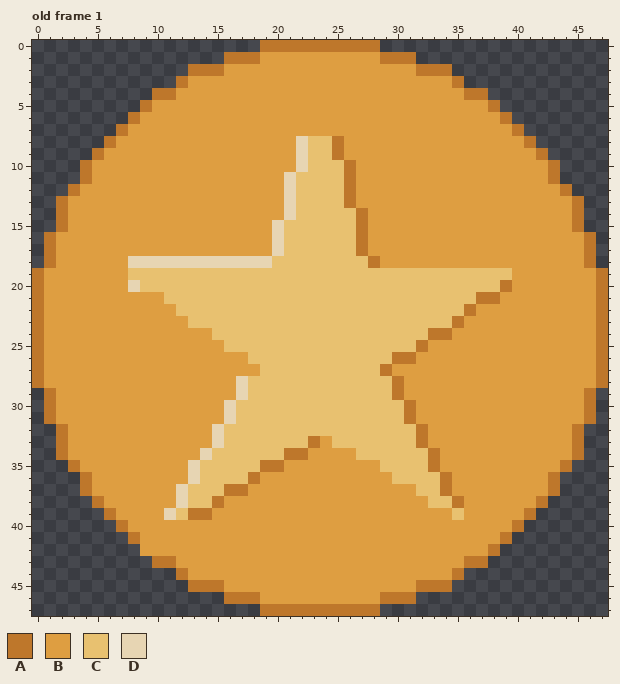
Pixel-art file, stored at Assets/Media/Prototypes/bonus-icon.aseprite. The picture above is the old version.
48x48 pixels, 1 frame. Shown: old frame 1. The commit also changed other frames, which this record leaves out.
Palette (. is transparent): A #be772b  B #de9e41  C #e8c170  D #e7d5b3
Pixels before, old frame 1, first column x 0:
 0 ...................AAAAAAAAAA...................
 1 ................AAABBBBBBBBBBAAA................
 2 .............AAABBBBBBBBBBBBBBBBAAA.............
 3 ............ABBBBBBBBBBBBBBBBBBBBBBA............
 4 ..........AABBBBBBBBBBBBBBBBBBBBBBBBAA..........
 5 .........ABBBBBBBBBBBBBBBBBBBBBBBBBBBBA.........
 6 ........ABBBBBBBBBBBBBBBBBBBBBBBBBBBBBBA........
 7 .......ABBBBBBBBBBBBBBBBBBBBBBBBBBBBBBBBA.......
 8 ......ABBBBBBBBBBBBBBBDCCABBBBBBBBBBBBBBBA......
 9 .....ABBBBBBBBBBBBBBBBDCCABBBBBBBBBBBBBBBBA.....
10 ....ABBBBBBBBBBBBBBBBBDCCCABBBBBBBBBBBBBBBBA....
11 ....ABBBBBBBBBBBBBBBBDCCCCABBBBBBBBBBBBBBBBA....
12 ...ABBBBBBBBBBBBBBBBBDCCCCABBBBBBBBBBBBBBBBBA...
13 ..ABBBBBBBBBBBBBBBBBBDCCCCABBBBBBBBBBBBBBBBBBA..
14 ..ABBBBBBBBBBBBBBBBBBDCCCCCABBBBBBBBBBBBBBBBBA..
15 ..ABBBBBBBBBBBBBBBBBDCCCCCCABBBBBBBBBBBBBBBBBA..
16 .ABBBBBBBBBBBBBBBBBBDCCCCCCABBBBBBBBBBBBBBBBBBA.
17 .ABBBBBBBBBBBBBBBBBBDCCCCCCABBBBBBBBBBBBBBBBBBA.
18 .ABBBBBBDDDDDDDDDDDDCCCCCCCCABBBBBBBBBBBBBBBBBA.
19 ABBBBBBBCCCCCCCCCCCCCCCCCCCCCCCCCCCCCCCCBBBBBBBA
20 ABBBBBBBDCCCCCCCCCCCCCCCCCCCCCCCCCCCCCCABBBBBBBA
21 ABBBBBBBBBBCCCCCCCCCCCCCCCCCCCCCCCCCCAABBBBBBBBA
22 ABBBBBBBBBBBCCCCCCCCCCCCCCCCCCCCCCCCABBBBBBBBBBA
23 ABBBBBBBBBBBBCCCCCCCCCCCCCCCCCCCCCCABBBBBBBBBBBA
24 ABBBBBBBBBBBBBBCCCCCCCCCCCCCCCCCCAABBBBBBBBBBBBA
25 ABBBBBBBBBBBBBBBCCCCCCCCCCCCCCCCABBBBBBBBBBBBBBA
26 ABBBBBBBBBBBBBBBBBCCCCCCCCCCCCAABBBBBBBBBBBBBBBA
27 ABBBBBBBBBBBBBBBBBBCCCCCCCCCCABBBBBBBBBBBBBBBBBA
28 ABBBBBBBBBBBBBBBBDCCCCCCCCCCCCABBBBBBBBBBBBBBBBA
29 .ABBBBBBBBBBBBBBBDCCCCCCCCCCCCABBBBBBBBBBBBBBBA.
30 .ABBBBBBBBBBBBBBDCCCCCCCCCCCCCCABBBBBBBBBBBBBBA.
31 .ABBBBBBBBBBBBBBDCCCCCCCCCCCCCCABBBBBBBBBBBBBBA.
32 ..ABBBBBBBBBBBBDCCCCCCCCCCCCCCCCABBBBBBBBBBBBA..
33 ..ABBBBBBBBBBBBDCCCCCCCABCCCCCCCABBBBBBBBBBBBA..
34 ..ABBBBBBBBBBBDCCCCCCAABBBBCCCCCCABBBBBBBBBBBA..
35 ...ABBBBBBBBBDCCCCCAABBBBBBBBCCCCABBBBBBBBBBA...
36 ....ABBBBBBBBDCCCCABBBBBBBBBBBCCCCABBBBBBBBA....
37 ....ABBBBBBBDCCCAABBBBBBBBBBBBBBCCABBBBBBBBA....
38 .....ABBBBBBDCCABBBBBBBBBBBBBBBBBCCABBBBBBA.....
39 ......ABBBBDCAABBBBBBBBBBBBBBBBBBBBCBBBBBA......
40 .......ABBBBBBBBBBBBBBBBBBBBBBBBBBBBBBBBA.......
41 ........ABBBBBBBBBBBBBBBBBBBBBBBBBBBBBBA........
42 .........BBBBBBBBBBBBBBBBBBBBBBBBBBBBBA.........
43 ..........AABBBBBBBBBBBBBBBBBBBBBBBBAA..........
44 ............ABBBBBBBBBBBBBBBBBBBBBBA............
45 .............AAABBBBBBBBBBBBBBBBAAA.............
46 ................AAABBBBBBBBBBAAA................
47 ...................AAAAAAAAAA...................
And afterwards:
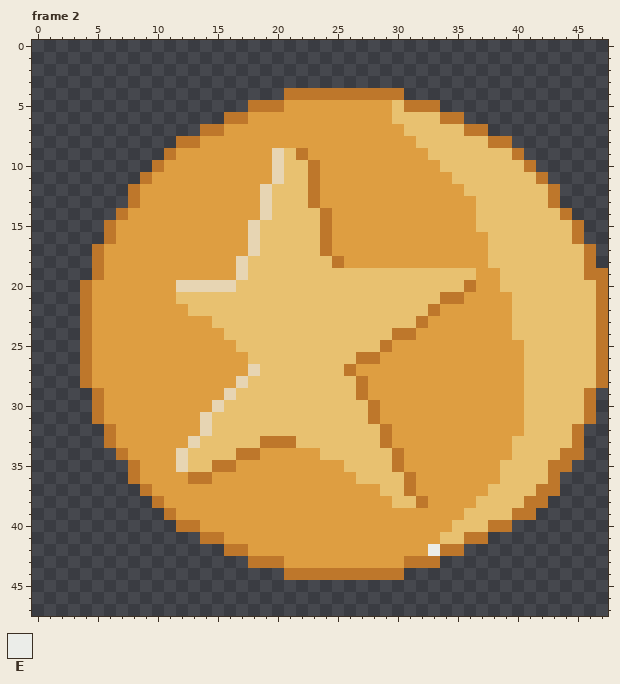
Colours new in this view: E #ebede9
A new or re-ordered frame is compared with the old frame closest to it.
From old to new:
frames 1 -> 8
Changed rows in their new state; - is an unchanged pixel.
Frame 2 is new; against old frame 1:
first column x 0:
 0 -------------------..........------------------
 1 ----------------................---------------
 2 -------------......................------------
 3 ------------........................-----------
 4 ----------...........AAAAAAAAAA.......---------
 5 ---------.........AAA---------CAAA.....--------
 6 --------........AA------------CCCCAA....-------
 7 -------.......AA---------------CCCCCAA...------
 8 ------......AA--------BBBB------CCCCCCAA..-----
 9 -----......A--------DCABBB-------CCCCCCCA..----
10 ----......A---------DCCABBB-------CCCCCCCA..---
11 ----.....A----------DC-ABBB--------CCCCCCCA.---
12 ---.....A----------DCC-ABBB---------CCCCCCCA.--
13 --......A----------DCC-ABBB----------CCCCCCA..-
14 --.....A-----------DCC--ABBB---------CCCCCCCA.-
15 --....A-----------DCC---ABBB---------CCCCCCCC--
16 -.....A-----------DCC---ABBB----------CCCCCCCA.
17 -....A------------DCC---ABBB----------CCCCCCCC-
18 -....A--BBBBBBBBB-CC-----ABBB---------CCCCCCCC-
19 .....A--BBBBBBBBBD-------------------BB-CCCCCCA
20 ....A---BBBBDDDDD-------------------ABBCCCCCCCC
21 ....A------B----------------------AABBB-CCCCCCC
22 ....A-------B--------------------ABBB---CCCCCCC
23 ....A--------BB-----------------ABBB----CCCCCCC
24 ....A----------B--------------AABBB-----CCCCCCC
25 ....A-----------B------------ABBB--------CCCCCC
26 ....A----------------------AABBB---------CCCCCC
27 ....A-------------D-------ABBB-----------CCCCCC
28 ....A----------------------ABBB----------CCCCCC
29 -....A----------DC---------ABBB----------CCCCC-
30 -....A---------DC-----------ABBB---------CCCCC-
31 -....A--------DCC-----------ABBB---------CCCCC-
32 --....A-------DC-------------ABBB--------CCCC--
33 --....A------DCC---AAA-CC----ABBB-------CCCCC--
34 --.....A----DCC--AABBBB-CCC---ABBB------CCCCA--
35 ---.....A---DC-AABBBB-----CCC-ABBB-----CCCCA---
36 ----....A----AABBBB--------CCC-ABBB----CCCC----
37 ----.....A--BBBBBB-----------CCABBB---CCCCA----
38 -----.....A-BBBB--------------CCABBB-CCCCA-----
39 ------.....ABBB--------------------BCCCCA------
40 -------.....AA---------------------CCCAA.------
41 --------......AA------------------CCAA..-------
42 ---------.......AA---------------EAA...--------
43 ----------........AAA----------AAA....---------
44 ------------.........AAAAAAAAAA.....-----------
45 -------------......................------------
46 ----------------................---------------
47 -------------------..........------------------
Changed places in both pictures, as pixel boxes (x1, y1, x2, y2):
changed: (32, 40, 596, 616)
